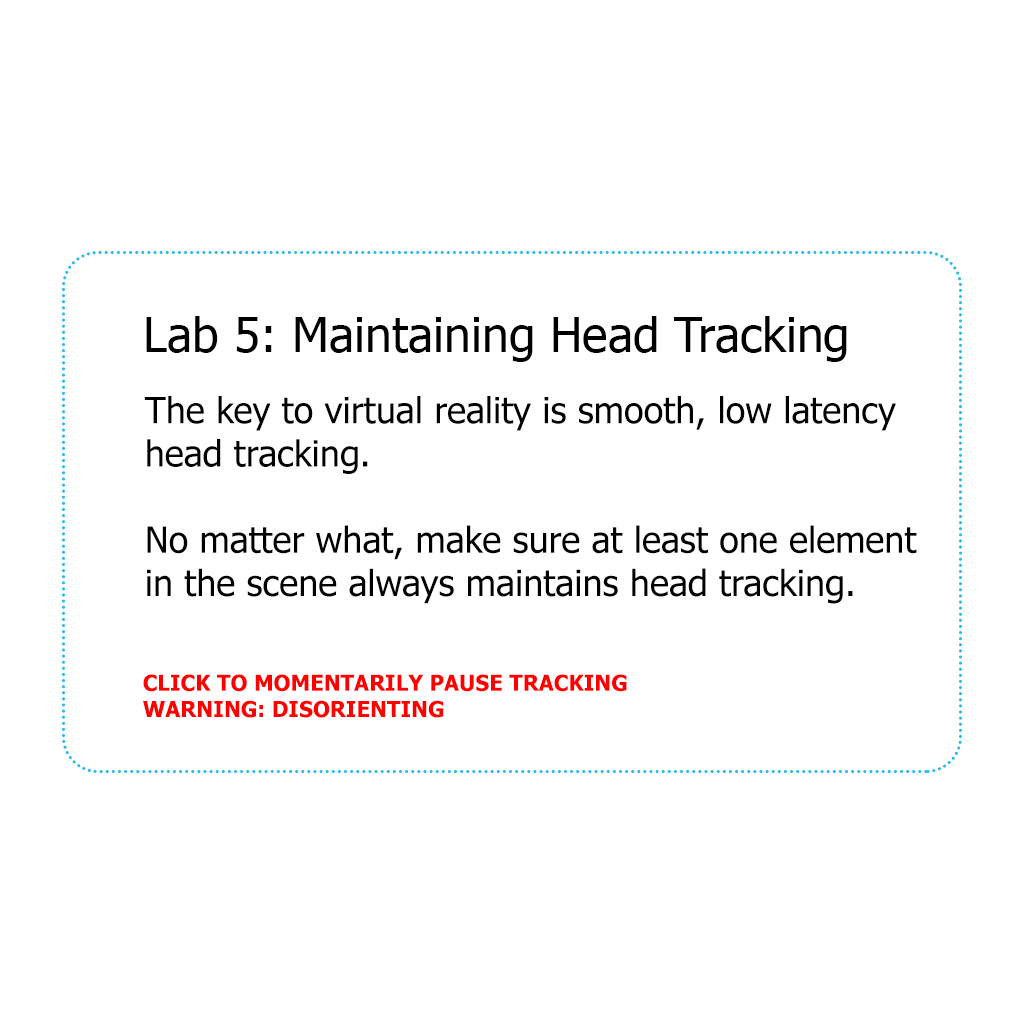
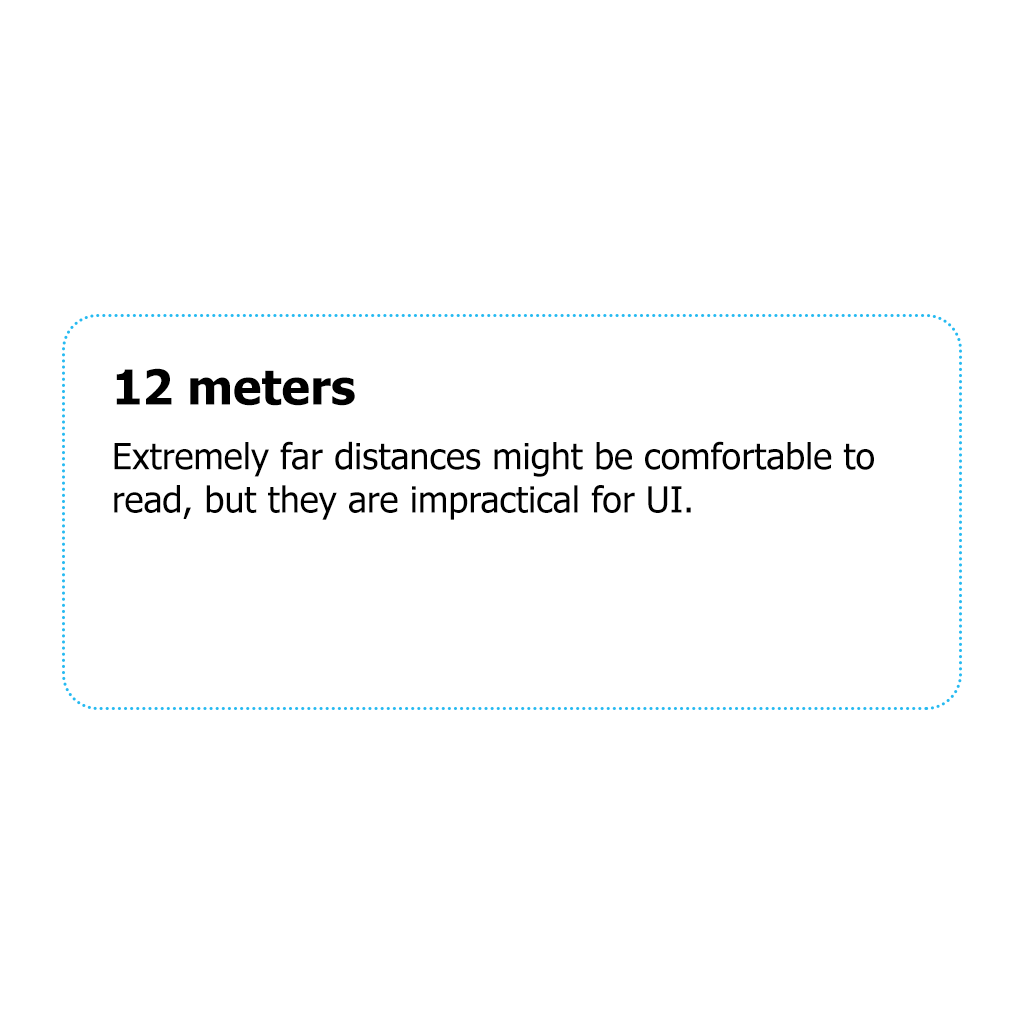
Comparing the layer stacks of the two (1024, 1024) images. Changes:
renamed "CLICK TO MOMENTARILY PAUSE TRACKING WARNING: DISORIENTING" to "Lab5 warning", hid it over [143, 674, 627, 718]
added layer "Lab2 12 meters" above "Lab2 6 meters" over [114, 441, 874, 520]
hid "Lab 5 Content" over [144, 396, 917, 604]
added layer "Lab2 12 Title" above "Lab2 6 Title" over [116, 368, 355, 406]
hid "Lab 5 Title" over [146, 316, 847, 362]
hid "Background2" over [62, 251, 962, 773]
showed "Background1" over [62, 314, 962, 710]
